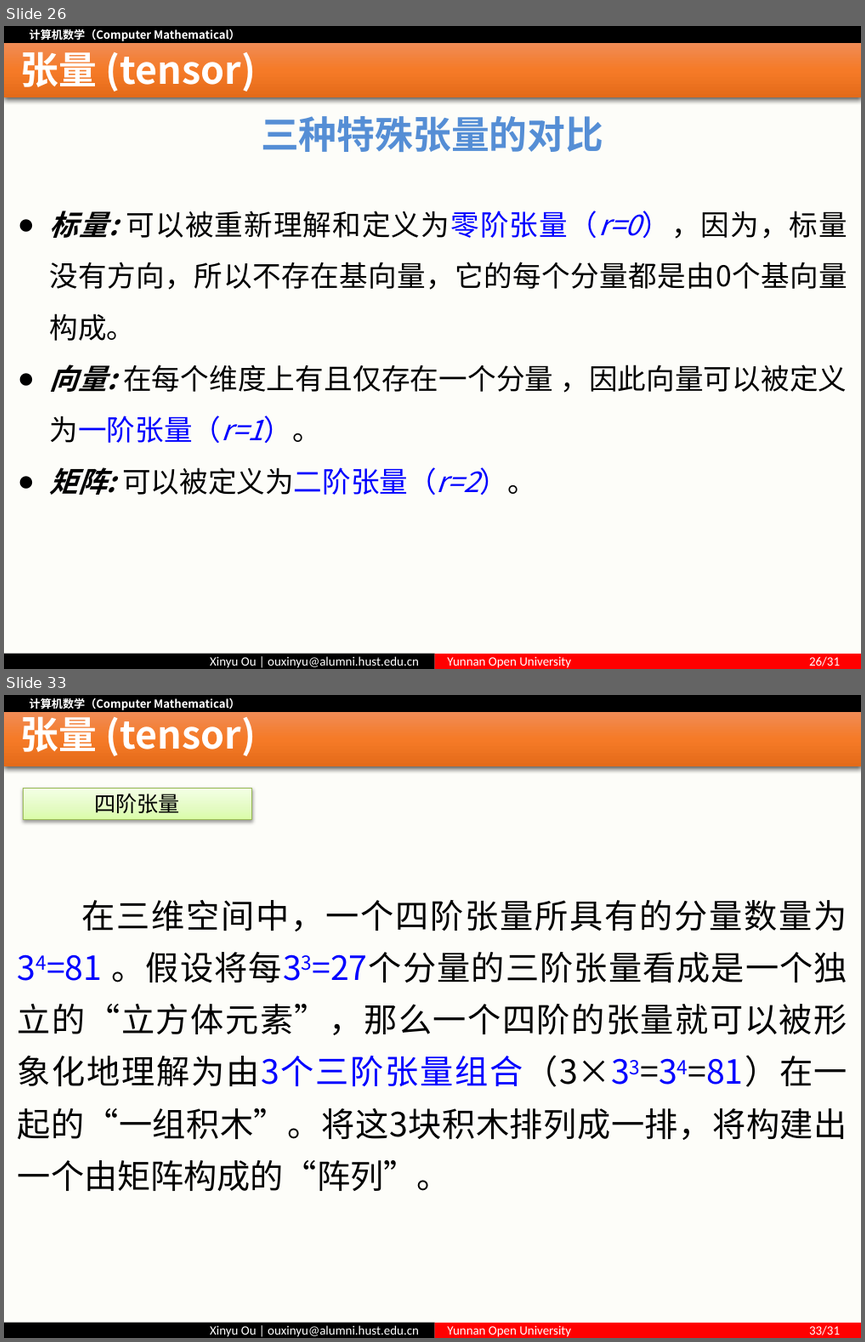
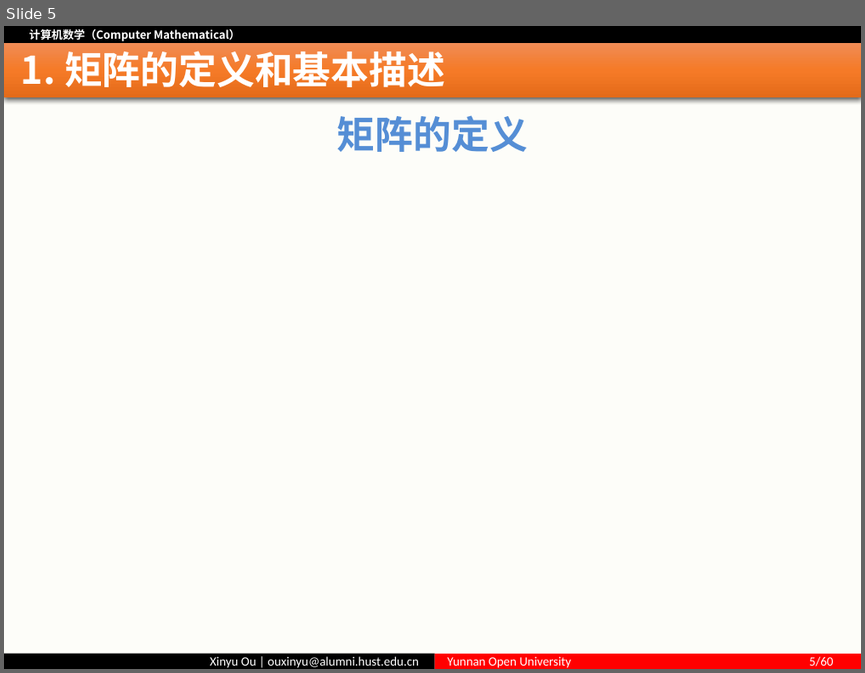
Before and after one commit to ouxinyu/Teaching, a slide deck: ComputerMath/PPT/第04讲 矩阵.pptx. Shown one above the other, each under a label of ours: slides 26 and 33 before the commit, slide 5 after it; the slides between them are not shown. The pictures are 865x1342 and 865x673 pixels, drawn with LibreOffice and Linux fonts; fonts in the diff are those of the drawing; grey boxes stand for pictures. Boxes give left, top, right and bottom in pixels: in the first picture for what was removed or moved away, otherwise in the second. Text is boxed around its words. In the diff, an @@ line names an element or a change of style, - is before the commit and + after.

Commit message:
new chapter
计算机数学新增矩阵章节，修订其他细节的错误，更新数学和机器学习的课程首页

```diff
--- a/ComputerMath/PPT/第04讲 矩阵.pptx
+++ b/ComputerMath/PPT/第04讲 矩阵.pptx
@@ slide 33 removed at <box>4,695,861,1338</box>, background #FFFFFF; not listed: 5 template elements that a slide beside it also shows @@
@@ title removed at <box>21,710,256,759</box> @@
-张量 (tensor)
@@ rectangle removed at <box>23,788,251,819</box> @@
-四阶张量
@@ text removed at <box>18,900,847,1191</box> @@
-在三维空间中，一个四阶张量所具有的分量数量为34=81 。假设将每33=27个分量的三阶张量看成是一个独立的“立方体元素”，那么一个四阶的张量就可以被形象化地理解为由3个三阶张量组合（3×33=34=81）在一起的“一组积木”。将这3块积木排列成一排，将构建出一个由矩阵构成的“阵列”。
@@ what was slide 26 is now slide 5 @@
@@ slide 5 changed as well @@
@@ title at <box>21,51,445,94</box>: text changed @@
-张量 (tensor)
+1. 矩阵的定义和基本描述
@@ text at <box>337,115,528,152</box>: text changed @@
-三种特殊张量的对比
+矩阵的定义
@@ text removed at <box>50,210,847,494</box> @@
-● 标量: 可以被重新理解和定义为零阶张量（r=0），因为，标量没有方向，所以不存在基向量，它的每个分量都是由0个基向量构成。
-● 向量: 在每个维度上有且仅存在一个分量 ，因此向量可以被定义为一阶张量（r=1）。
-● 矩阵: 可以被定义为二阶张量（r=2）。
@@ text in rectangle at <box>447,656,833,668</box>: text changed @@
-Yunnan Open University 26/31
+Yunnan Open University 5/60
```
Also in this commit, not shown: 4 other slides changed, 53 slides added, 32 other slides removed, 34 other files.
